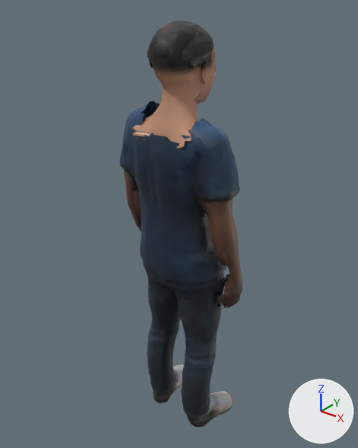
A saved change to the glTF model public/models/ma/nhanvat/tp-033.glb.
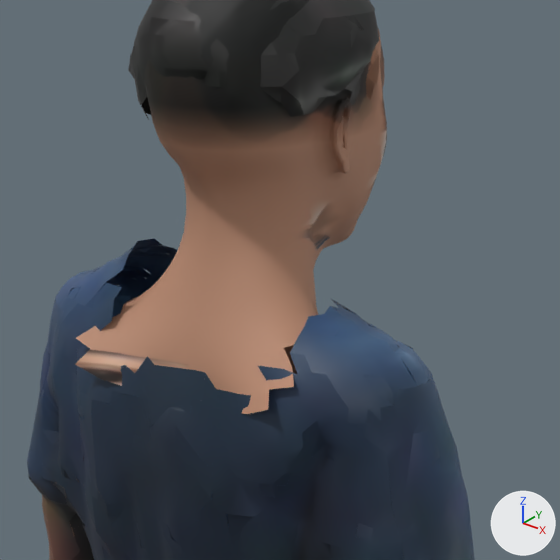
Each version is shown whole from a 50 mm camera at (1.053, -1.353, 1.789) aimed at (-0.047, 0.022, 0.937), then close up on the part from 31% to 73% of the width and 8% to 42% of the height. Lighting does not change. The marker at lower right points along +X, +Y and +Z. The first two pictures are the older version. Vertices at exactly the same position are counted once.

The first close-up shows 'Body'.
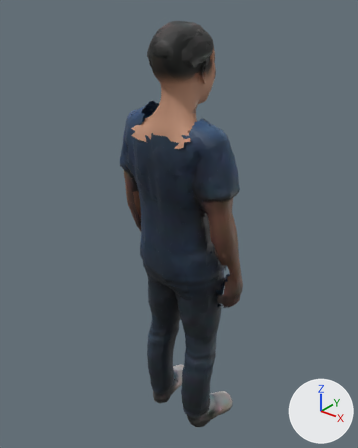
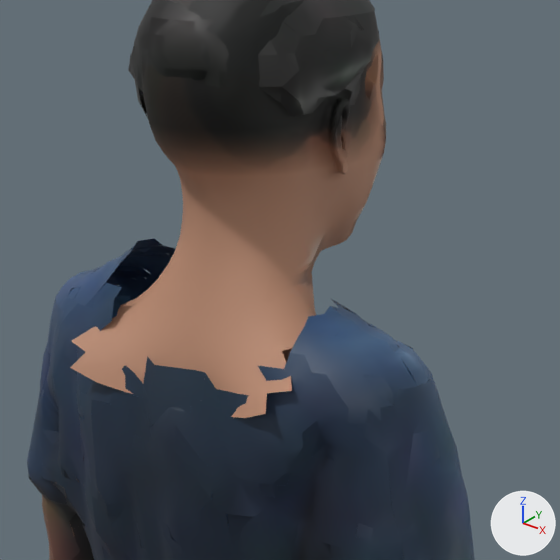
What the commit changed:
me_body is used by ob_body; location (0.0, 0.0, 0.0).
me_body had 15582 vertices, 23481 faces and spanned x -0.26..0.26, y -0.18..0.18, z 0.0..1.68.
me_body now has 15579 vertices, 23459 faces and spans x -0.26..0.26, y -0.18..0.18, z 0.0..1.68.
me_body part 1: 567 vertices moved from x -0.07..0.11, y -0.15..0.1, z 1.35..1.66 to x -0.07..0.11, y -0.15..0.1, z 1.35..1.65; 611 vertices removed from x -0.06..0.11, y -0.15..0.1, z 1.34..1.61; 608 vertices added at x -0.07..0.11, y -0.15..0.1, z 1.33..1.61.
me_body part 2: 2556 kept faces spanning x -0.11..0.15, y -0.18..0.1, z 1.29..1.67 get new texture (UV) coordinates.

Location of each change, [x1, y1, x2, y2] in pixels of the close-ups (560 x 560 px; the box of a moved part takes in the faces that stretch with it):
part 1 of me_body, moved or reshaped: before [113, 33, 387, 380]; after [109, 32, 386, 380]
part 2 of me_body, surface changed: [75, 0, 385, 414] in both
